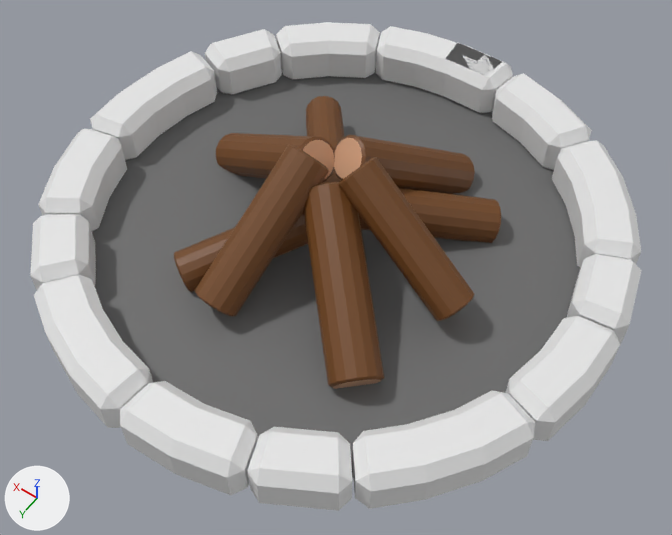
An edit to the FBX model Assets/Blender/Enviroment/Forest/Campfire.fbx, drawn before and after from the same camera.
Camera for both pictures: a camera (50 mm lens) standing at (-1.86, 2.6, 3.84) and looking at (-0.16, 0.22, 0.1). Lighting does not change. The marker at lower left points along +X, +Y and +Z. Where no turn or scale is listed for an object, it has been applied to the vertices.

Before the edit, the objects in view are built like this:
```python
me_circle = bpy.data.meshes.new('Circle')
me_circle.from_pydata(...)  # 12 vertices, 1 face; spans x -1.42..1.42, y -1.41..1.43, z 0.02
me_circle.materials.append(mat_black)  # dark grey #6b6b6b
me_cube_005 = bpy.data.meshes.new('Cube.005')
me_cube_005.from_pydata(...)  # 480 vertices, 510 faces; spans x -1.54..1.55, y -1.54..1.55, z -0.01..0.27
me_cylinder_002 = bpy.data.meshes.new('Cylinder.002')
me_cylinder_002.from_pydata(...)  # 512 vertices, 400 faces; spans x -0.86..0.9, y -0.83..0.82, z -0.07..0.69
# faces by material slot: [384, 16]
me_cylinder_002.materials.append(mat_brownwood)  # brown #72461d
me_cylinder_002.materials.append(mat_woodinside)  # beige #d3a482
ob_circle = bpy.data.objects.new('Circle', me_circle)
ob_circle.location = (0.0, 0.0, 0.0)
ob_rocks = bpy.data.objects.new('Rocks', me_cube_005)
ob_rocks.location = (0.0, 0.0, 0.0)
ob_woodpiece_001 = bpy.data.objects.new('WoodPiece.001', me_cylinder_002)
ob_woodpiece_001.location = (0.0, 0.0, 0.0)
```
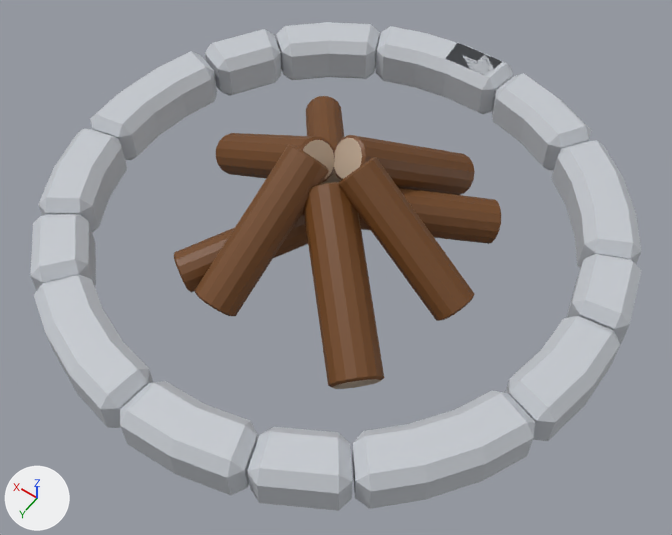
Edits to the bpy script that builds the scene:
```text
Add img_allforestthingstexture_png:
    img_allforestthingstexture_png = load_image('AllForestThingsTexture.png', 'AllForestThingsTexture.png', 1024, 1024, 'sRGB')
Add mat_allforestthings:
    mat_allforestthings = principled_material('AllForestThings')
    mat_allforestthings.texture = img_allforestthingstexture_png
Change me_cube_005:
    where me_cube_005.from_pydata(...)  # 480 vertices, 510 faces; spans x -1.54..1.55, y -1.54..1.55, z -0.01..0.27
    used by ob_rocks; location = (0.0, 0.0, 0.0)
    me_cube_005 part 1: texture (UV) coordinates of 510 of 510 faces, centred in x -1.54..1.54, y -1.54..1.54, z -0.01..0.27, changed; they spanned u 0.12..0.88, v 0.03..1.0 and now span u 0.03..0.08, v 0.02..0.09
    add me_cube_005.materials.append(mat_allforestthings)  # picture img_allforestthingstexture_png
Change me_cylinder_002:
    where me_cylinder_002.from_pydata(...)  # 512 vertices, 400 faces; spans x -0.86..0.9, y -0.83..0.82, z -0.07..0.69
    used by ob_woodpiece_001; location = (0.0, 0.0, 0.0)
    me_cylinder_002 part 2: texture (UV) coordinates of 400 of 400 faces, centred in x -0.86..0.9, y -0.82..0.82, z -0.07..0.69, changed; they spanned u 0.0..1.0, v 0.04..1.0 and now span u 0.91..0.98, v 0.4..0.94
Remove ob_circle:
    ob_circle = bpy.data.objects.new('Circle', me_circle)
    ob_circle.location = (0.0, 0.0, 0.0)
```

Where the change shows, as pixel boxes (x1, y1, x2, y2) in the pictures (672 x 535 px):
'Rocks', recoloured, surface changed (white to grey)
    both: (30, 22, 642, 511)
'Circle', deleted
    before: (92, 68, 581, 477)
part 2 of me_cylinder_002, surface changed (brown to beige)
    both: (174, 96, 501, 389)
